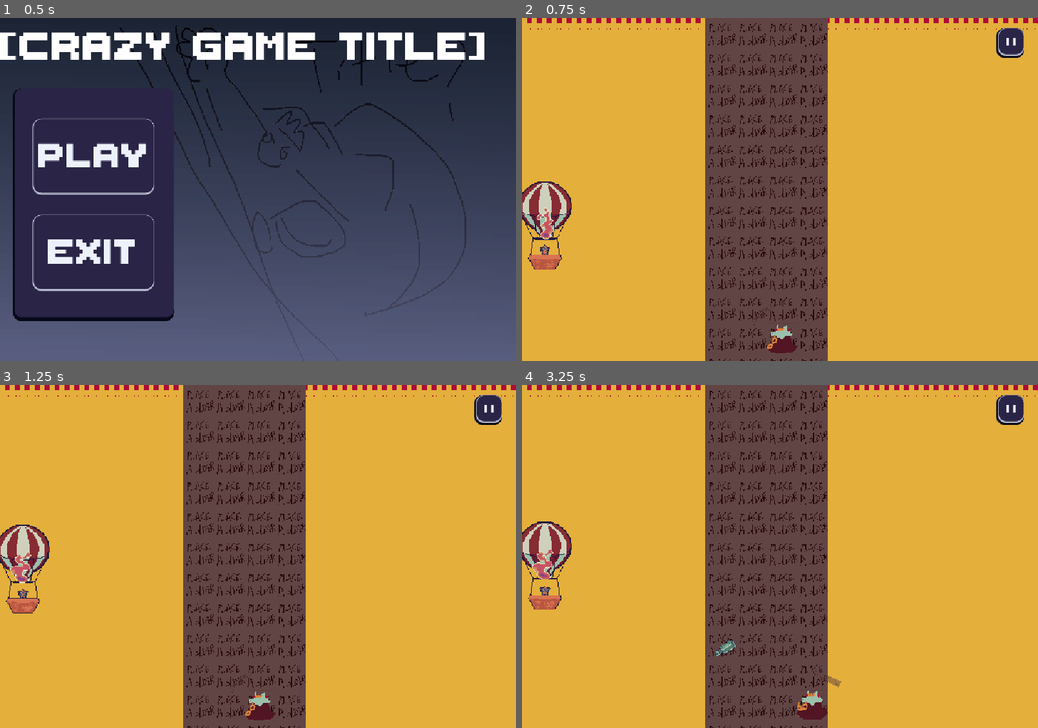
Above: before the commit, frames 1-4 (two rows, left to right).
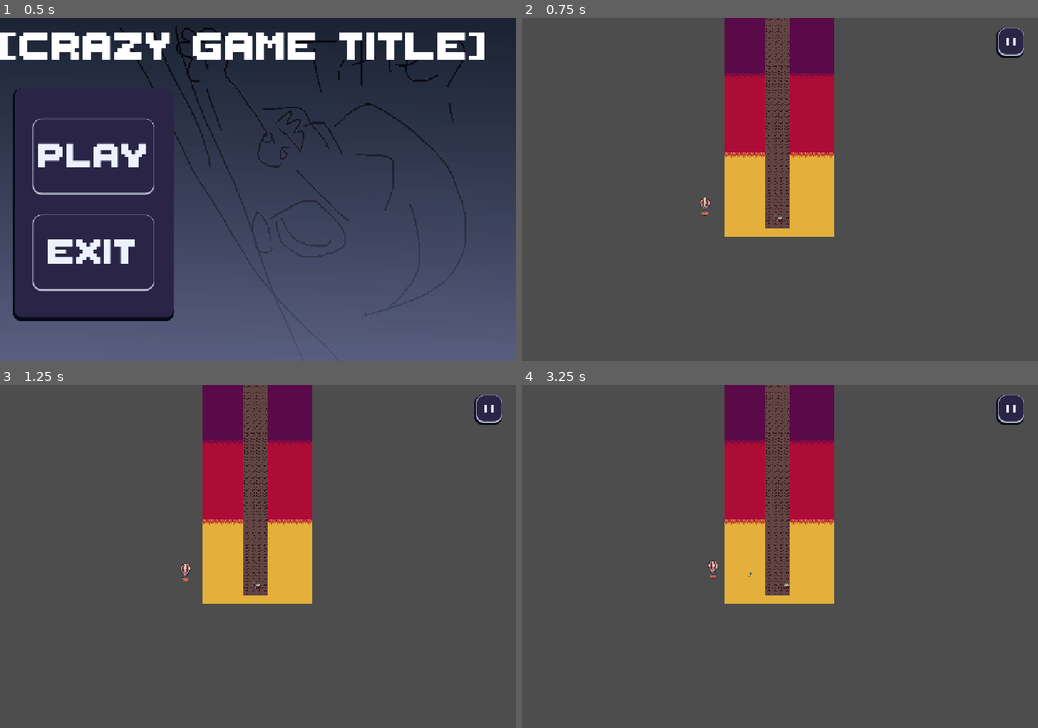
Above: after the commit, the same moments.

Repository: Khile07/real-hackathon-project
Game: Godot game, scene res://egg/main_menu.tscn
Two runs of this game, one before a commit and one after it. Both use one fixed random seed, a clock stepped at 60 frames per second and the inputs below.
Inputs (mouse positions are in pixels of both pictures, inside the frame that each line leads up to):
- Up to frame 1 (0.5 s): no input
- Up to frame 2 (0.75 s): click "PLAY" at 0.5 s
- Up to frame 3 (1.25 s): no input
- Up to frame 4 (3.25 s): click "❚❚" at 1.25 s; click "▶" at 2 s; move the mouse to (893, 539) at 2.77 s; press the mouse at (893, 539) at 2.78 s; hold D (right) from 2.78 s (still down)

Frame 1 is identical in both runs. In frame 2, 87% of the frame differs, in the area x 0-100%, y 0-100%; in frame 3, 87%; in frame 4, 88%.
Error before the commit: Cannot call method 'set_sync_stream_volume' on a null value. (res://egg/music/audio_global.gd:14)

Commit message:
music

Diff:
--- a/egg/main_menu.gd
+++ b/egg/main_menu.gd
@@ -5,3 +5,6 @@
 
 func _on_play_button_pressed() -> void:
 	get_tree().change_scene_to_file("uid://b2tsoukkog167")
+	SignalManager.pause_close.emit()
+func _ready() -> void:
+	SignalManager.pause_open.emit()
--- a/egg/music/audio_global.gd
+++ b/egg/music/audio_global.gd
@@ -11,6 +11,7 @@
 var sfx_bus = AudioServer.get_bus_index("SFX")
 
 func _ready() -> void:
+	return
 	wave_audio_tracks.set_sync_stream_volume(0, -60)
 	wave_audio_tracks.set_sync_stream_volume(1, -60)
 	wave_audio_tracks.set_sync_stream_volume(2, -60)
--- a/egg/music/signal_manager.gd
+++ b/egg/music/signal_manager.gd
@@ -4,24 +4,17 @@
 @warning_ignore_start("unused_signal")
 
 ## Signal(s) for each wave starting
-signal wave_1_started()
-signal wave_2_started()
-signal wave_3_started()
-signal wave_4_started()
-signal wave_5_started()
+signal wave_started
 
 ## Signal(s) for each wave ending - I don't think we need this but I want to use it for testing
-signal wave_1_ended()
-signal wave_2_ended()
-signal wave_3_ended()
-signal wave_4_ended()
-signal wave_5_ended()
+signal wave_ended
 
 ## Signal for menu button(s) pressed
 signal menu_button_pressed()
 
-## Signal for
-
+## Signal for pause
+signal pause_open
+signal pause_close
 
 
 # Highkey, I'm only making this so that the audio tracks are easy to work out.... hopefully.
--- a/egg/pause_menu.gd
+++ b/egg/pause_menu.gd
@@ -9,14 +9,22 @@
 	get_tree().paused = false
 
 func _on_button_pressed() -> void:
+	attempt_pause()
+
+func _input(event: InputEvent) -> void:
+	if event.is_action_pressed("pause"): attempt_pause()
+
+func attempt_pause():
 	if (is_paused != true):
 		get_tree().paused = true
 		overlay.visible = true
 		is_paused = true
 		button.text = "▶"
+		SignalManager.pause_open.emit()
 
 	elif (is_paused == true):
 		get_tree().paused = false
 		overlay.visible = false
 		is_paused = false
 		button.text = "❚❚"
+		SignalManager.pause_close.emit()
--- a/enemies/balloon_enemy.gd
+++ b/enemies/balloon_enemy.gd
@@ -10,7 +10,9 @@
 var anim_player : AnimationPlayer
 var dying : bool = false
 var falling : bool = false
+var ideal_x : float = 0
 func set_up(L : level) -> void:
+	ideal_x = [randi_range(0,330), randf_range(668,1000)][randi_range(0,1)]
 	anim_player = $AnimationPlayer
 	projectile_scene = load("uid://chpu7fcf0q4w")
 	attack_timer = $attack_timer
@@ -25,7 +27,9 @@
 	if dying:
 		move_and_slide()
 		return
-	velocity.y = sin(floater) *128
+	if position.x - ideal_x < -16: velocity.x = 48
+	if position.x - ideal_x > 16: velocity.x =-48
+	velocity.y = sin(floater) *32
 	floater += delta
 	if floater > PI * 2: floater = 0
 	move_and_slide()
--- a/enemies/tower_enemy.gd
+++ b/enemies/tower_enemy.gd
@@ -15,6 +15,6 @@
 	super()
 
 func try_move_up():
-	if randf() > 0.5 or dead: return
+	if randf() > 0.7 or dead: return
 	if the_level.the_tower.is_move_valid(self, Vector2i(0,-1)):
 		try_move_to_tile(Vector2i(0,-1))
--- a/enemies/tower_enemy.tscn
+++ b/enemies/tower_enemy.tscn
@@ -231,6 +231,7 @@
 shape = SubResource("RectangleShape2D_7jxgq")
 
 [node name="Timer" type="Timer" parent="." unique_id=872757783]
+wait_time = 0.5
 
 [node name="AnimationPlayer" type="AnimationPlayer" parent="." unique_id=924703479]
 libraries/ = SubResource("AnimationLibrary_tub0y")
--- a/level/camera.gd
+++ b/level/camera.gd
@@ -11,11 +11,14 @@
 	death_zone.body_entered.connect(kill_someone)
 
 func kill_someone(body : PhysicsBody2D):
-
 	if body is player or projectile:
 		if not body is player or not body.yeah_im_THE_player_buddy:
-			body.call_deferred("queue_free")
-
+			if body is player and body.dead:
+				body.call_deferred("queue_free")
+			if body is balloon_enemy and body.dying:
+				body.call_deferred("queue_free")
+			if body is projectile:
+				body.call_deferred("queue_free")
 func _physics_process(delta: float) -> void:
 	if ending_the_world:
 		the_level.fader.modulate.a += delta/2
@@ -25,3 +28,5 @@
 	if position.y <= 360 and the_level.the_player.position.y < position.y: position.y = lerpf(position.y, the_level.the_player.position.y, delta * 4)
 	if position.y  <= 360 - (the_level.current_stage)*720:
 		follow = false
+		the_level.the_enemy_holder.spawn_enemies(the_level.current_stage)
+		SignalManager.wave_started.emit()
--- a/level/camera.tscn
+++ b/level/camera.tscn
@@ -18,7 +18,7 @@
 script = ExtResource("1_2n7dp")
 
 [node name="Area2D" type="Area2D" parent="." unique_id=1198840155]
-position = Vector2(0, 480)
+position = Vector2(16, 106)
 collision_layer = 0
 collision_mask = 3
 
--- a/level/enemy_holder.gd
+++ b/level/enemy_holder.gd
@@ -34,8 +34,9 @@
 	if get_child_count() > 1 or the_level.the_camera.follow: return
 	else:
 		the_level.the_camera.follow = true
+		SignalManager.wave_ended.emit()
 		the_level.current_stage += 1
-		spawn_enemies(the_level.current_stage)
+
 
 func spawn_enemies(stage):
 	while stage_tokens_dict[stage] > 1:
@@ -46,14 +47,16 @@
 			var attempt_count : int= 0
 			while(attempt_count < 5):
 				attempt_count += 1
-				var y = randi_range(the_level.the_tower.highest_y_tile + (stage * -12), the_level.the_tower.highest_y_tile + stage * -12 -10)
+				var y : int
+				if the_level.current_stage == 0: y = randi_range(the_level.the_tower.highest_y_tile + (stage * -12), the_level.the_tower.highest_y_tile + stage * -12 -10)
+				else: y = randi_range(the_level.the_tower.highest_y_tile + ((stage-1) * -12), the_level.the_tower.highest_y_tile + (stage-1) * -12 -10)
 				var x = randi_range(the_level.the_tower.min_x, the_level.the_tower.min_x + 3)
 				if Vector2i(x,y) in the_level.the_tower.tiles and the_level.the_tower.tiles[Vector2i(x,y)].occupient == null:
 					the_level.set_up_tower_entity(tower_peasant_scene,Vector2(x,y))
 					break
 		if attempted_enemy == 1:
-			var ranx = [randi_range(0,300), randi_range(780,1080)][randi_range(0,1)]
-			var rany = randi_range(720 + stage * -768 + -128, stage * -768)
+			var ranx = [randi_range(-300,0), randi_range(1080,1380)][randi_range(0,1)]
+			var rany = randi_range(720 + stage * -768 + -128, stage * -768 + 300)
 			var balloon : balloon_enemy = proj_balloon_scene.instantiate()
 			add_child(balloon)
 			balloon.position = Vector2(ranx,rany)
--- a/level/level.tscn
+++ b/level/level.tscn
@@ -30,6 +30,7 @@
 
 [node name="camera" parent="." unique_id=1816334831 instance=ExtResource("5_ktfr2")]
 position = Vector2(540, 360)
+zoom = Vector2(0.2, 0.2)
 
 [node name="TileMapLayer" type="TileMapLayer" parent="." unique_id=893813122]
 z_index = -5
--- a/music_manager.gd
+++ b/music_manager.gd
@@ -1 +1,38 @@
 extends Node
+class_name music_manager
+
+@onready var base : AudioStreamPlayer = $base_song_player
+@onready var plus_1 : AudioStreamPlayer = $plus_1_player
+@onready var plus_2 : AudioStreamPlayer = $plus_2_player
+
+var num_track : Dictionary[int, AudioStreamPlayer]
+var fading_out_tracks : Dictionary[AudioStreamPlayer, int]
+var fading_in_tracks : Dictionary[AudioStreamPlayer, int]
+
+func _ready() -> void:
+	num_track[0] = base
+	num_track[1] = plus_1
+	num_track[2] = plus_2
+	SignalManager.pause_open.connect( func(): fade_out([1]))
+	SignalManager.pause_close.connect( func(): fade_in([0,1]))
+	SignalManager.wave_started.connect(func (): fade_in([0,1,2]))
+	SignalManager.wave_ended.connect(func (): fade_out([2]))
+
+
+func fade_out(tracks : Array[int] = []):
+	for t in tracks:
+		var track = num_track[t]
+		if track in fading_in_tracks: fading_in_tracks.erase(track)
+		fading_out_tracks[track] = 0
+
+func fade_in(tracks : Array[int] = []):
+	for t in tracks:
+		var track = num_track[t]
+		if track in fading_out_tracks: fading_out_tracks.erase(track)
+		fading_in_tracks[track] = 0
+
+func _process(delta: float) -> void:
+	for track : AudioStreamPlayer in fading_out_tracks:
+		if track.volume_db > -80: track.volume_db -= delta * 160
+	for track : AudioStreamPlayer in fading_in_tracks:
+		if track.volume_db < 0: track.volume_db += delta * 160
--- a/music_manager.tscn
+++ b/music_manager.tscn
@@ -1,5 +1,28 @@
 [gd_scene format=3 uid="uid://bvjhiayhw2eff"]
 
+[ext_resource type="AudioStream" uid="uid://ch3dvkkfuevim" path="res://imports/import music (MADI ONLY)/gamejam 2026 song BASE.mp3" id="1_bhb8d"]
+[ext_resource type="Script" uid="uid://l4u7ql7q0o0b" path="res://music_manager.gd" id="1_vnq4w"]
+[ext_resource type="AudioStream" uid="uid://ds3bvtfsl2wfn" path="res://imports/import music (MADI ONLY)/gamejam 2026 song WAVE2.mp3" id="2_vnq4w"]
+[ext_resource type="AudioStream" uid="uid://bqdffbatqmbk" path="res://imports/import music (MADI ONLY)/gamejam 2026 song WAVE3.mp3" id="3_0rsql"]
+
 [node name="MusicManager" type="Node2D" unique_id=1284591292]
+process_mode = 3
+script = ExtResource("1_vnq4w")
 
-[node name="AudioStreamPlayer" type="AudioStreamPlayer" parent="." unique_id=489913976]
+[node name="base_song_player" type="AudioStreamPlayer" parent="." unique_id=489913976]
+process_mode = 3
+stream = ExtResource("1_bhb8d")
+autoplay = true
+parameters/looping = true
+
+[node name="plus_1_player" type="AudioStreamPlayer" parent="." unique_id=790362243]
+process_mode = 3
+stream = ExtResource("2_vnq4w")
+autoplay = true
+parameters/looping = true
+
+[node name="plus_2_player" type="AudioStreamPlayer" parent="." unique_id=1933291348]
+process_mode = 3
+stream = ExtResource("3_0rsql")
+autoplay = true
+parameters/looping = true
--- a/player/player.tscn
+++ b/player/player.tscn
@@ -2,9 +2,9 @@
 
 [ext_resource type="Script" uid="uid://dspmmujgd8cfn" path="res://player/player.gd" id="1_oul6g"]
 [ext_resource type="SpriteFrames" uid="uid://dnpltjvwm0ikv" path="res://player/player_frames.tres" id="2_qjkh3"]
-[ext_resource type="Texture2D" uid="uid://ee8ous6e1mf1" path="res://player/placeholder_player_sprite.png" id="2_rkbax"]
 [ext_resource type="Script" uid="uid://c1wtdbpj4326t" path="res://player/shield_holder.gd" id="3_g1dw6"]
 [ext_resource type="Script" uid="uid://dgxgiomwygyhv" path="res://player/shield.gd" id="4_yw30f"]
+[ext_resource type="Texture2D" uid="uid://cdmv65ib732si" path="res://danny assets/spritesheets/shield.png" id="5_qjkh3"]
 
 [sub_resource type="RectangleShape2D" id="RectangleShape2D_g4v7s"]
 size = Vector2(64, 64)
@@ -297,15 +297,15 @@
 script = ExtResource("4_yw30f")
 
 [node name="shield_sprite" type="Sprite2D" parent="shield_holder/shield" unique_id=1581406638]
-scale = Vector2(1, 0.2)
-texture = ExtResource("2_rkbax")
+position = Vector2(1.2676303e-06, 29)
+texture = ExtResource("5_qjkh3")
 
 [node name="length_timer" type="Timer" parent="shield_holder/shield" unique_id=2019677994]
 wait_time = 0.25
 one_shot = true
 
 [node name="reset_timer" type="Timer" parent="shield_holder/shield" unique_id=2047755755]
-wait_time = 0.5
+wait_time = 0.25
 one_shot = true
 
 [node name="CollisionShape2D" type="CollisionShape2D" parent="shield_holder/shield" unique_id=662742618]
--- a/project.godot
+++ b/project.godot
@@ -64,6 +64,11 @@
 , Object(InputEventMouseButton,"resource_local_to_scene":false,"resource_name":"","device":-1,"window_id":0,"alt_presse …(252 unchanged characters)…
 ]
 }
+pause={
+"deadzone": 0.2,
+"events": [Object(InputEventKey,"resource_local_to_scene":false,"resource_name":"","device":-1,"window_id":0,"alt_pressed":false,"shift_pressed":false,"ctrl_pressed":false,"meta_pressed":false,"pressed":false,"keycode":0,"physical_keycode":80,"key_label":0,"unicode":112,"location":0,"echo":false,"script":null)
+]
+}
 
 [physics]
 
Not shown, added: imports/import music (MADI ONLY)/gamejam 2026 FAIL.mp3.import
Not shown, added: imports/import music (MADI ONLY)/gamejam 2026 VICTORY.mp3.import
Not shown, added: imports/import music (MADI ONLY)/gamejam 2026 song BASE.mp3.import
Not shown, added: imports/import music (MADI ONLY)/gamejam 2026 song FULL.mp3.import
Not shown, added: imports/import music (MADI ONLY)/gamejam 2026 song WAVE2.mp3.import
Not shown, added: imports/import music (MADI ONLY)/gamejam 2026 song WAVE3.mp3.import
